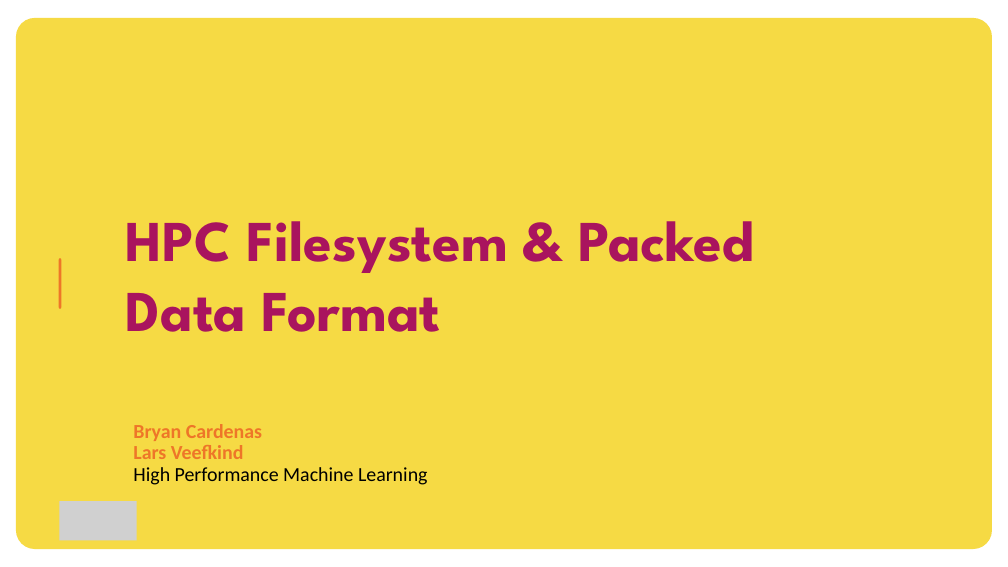
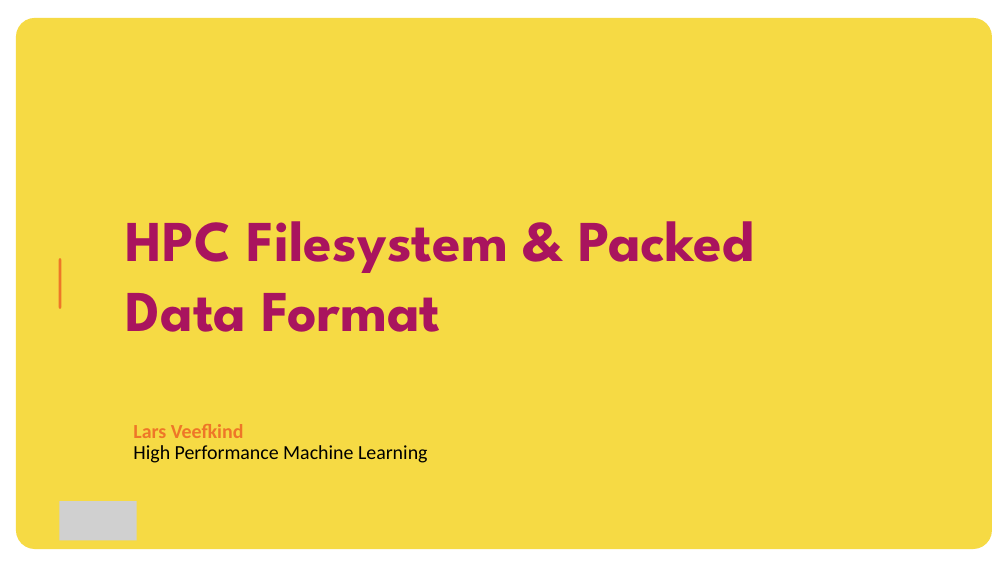
Before and after one commit to sara-nl/HPML-course-materials, a slide deck: slide 1 of Day2/slides/HPC_FS_Packed_Data.pptx. Drawn at 1008x567 pixels with LibreOffice and Linux fonts; fonts in the diff are those of the drawing; grey boxes stand for pictures. Boxes give left, top, right and bottom in pixels: in the first picture for what was removed or moved away, otherwise in the second. Text is boxed around its words. In the diff, an @@ line names an element or a change of style, - is before the commit and + after.

Commit message:
typo

```diff
--- a/Day2/slides/HPC_FS_Packed_Data.pptx
+++ b/Day2/slides/HPC_FS_Packed_Data.pptx
@@ text at bbox=[133, 424, 262, 441]: paragraph removed @@
-Bryan Cardenas
```
